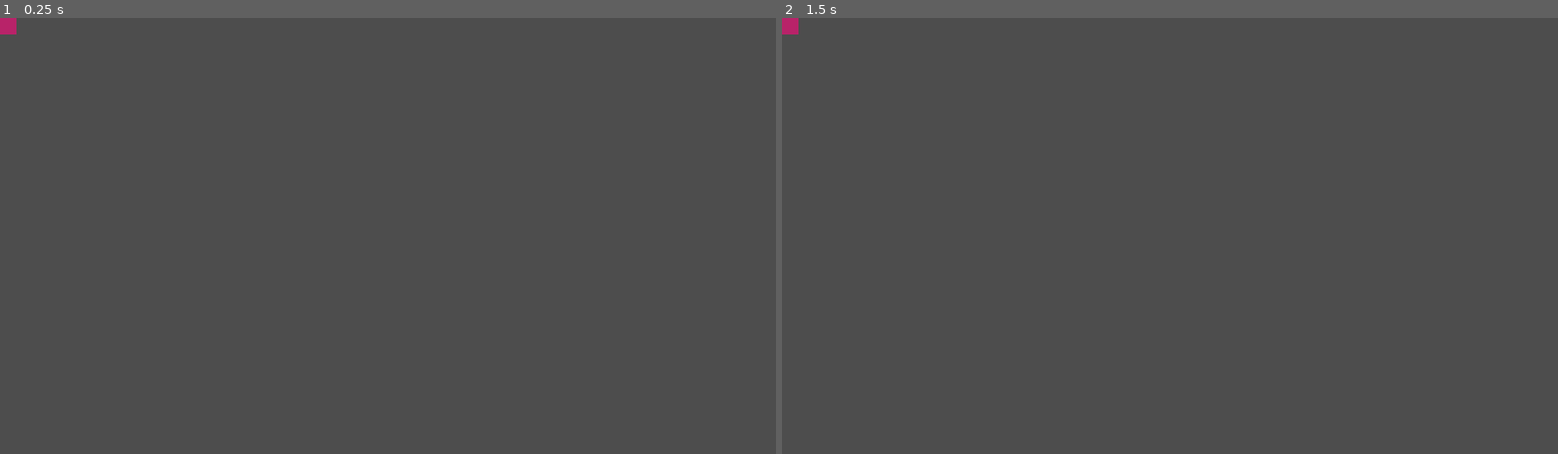
Above: before the commit, frames 1-2 (left to right).
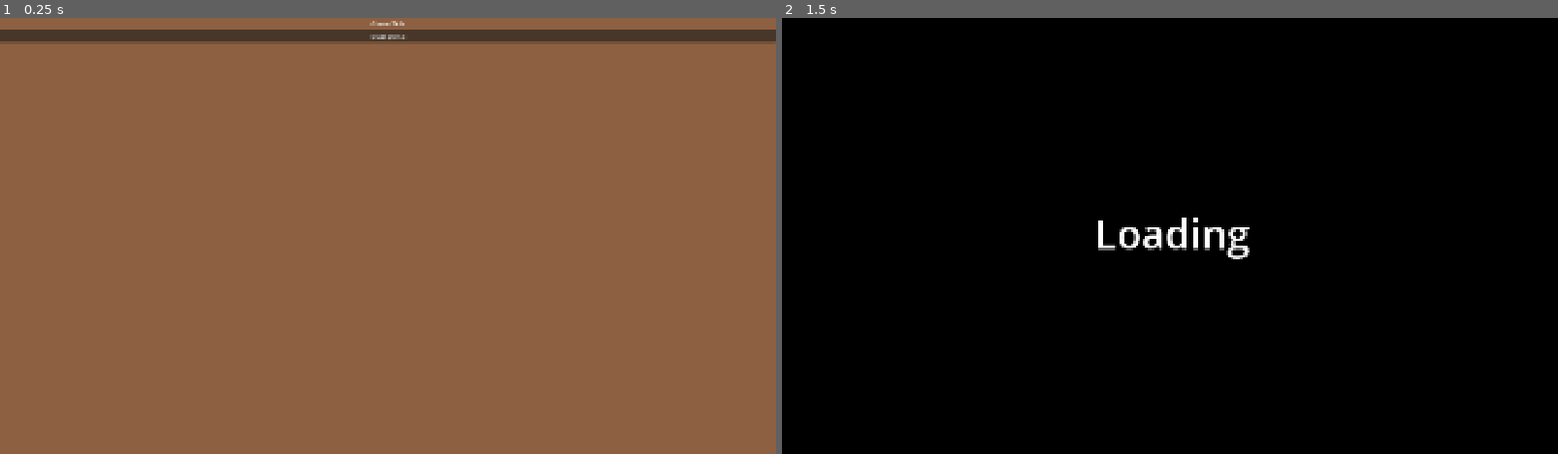
Above: after the commit, the same moments.

Repository: Recursived/GameJam2025
Game: Godot game, scene res://scenes/UI/StartScreen.tscn
The game is run twice, just before and just after one commit, with the same random seed, the same clock (stepped at 60 frames per second) and the same inputs. Before the commit the project starts from res://scenes/Main.tscn.
Inputs (mouse positions are in pixels of both pictures, inside the frame that each line leads up to):
- Up to frame 1 (0.25 s): no input
- Up to frame 2 (1.5 s): click (1170, 35) at 0.5 s, where only the run after the commit has a clickable "Start game"; click (1170, 35) at 1.25 s, where only the run after the commit has a clickable "Start game"

The runs differ from the first frame. In frame 1, 100% of the frame differs, in the area x 0-100%, y 0-100%; in frame 2, 100%.

Commit message:
Adding Start screen + loading screen

Diff:
--- a/project.godot
+++ b/project.godot
@@ -11,7 +11,7 @@
 [application]
 
 config/name="gameJam2025"
-run/main_scene="uid://bbih53dhjmjeb"
+run/main_scene="uid://dfv0c8yaehgum"
 config/features=PackedStringArray("4.4", "Forward Plus")
 config/icon="res://icon.svg"
 
--- /dev/null
+++ b/scenes/UI/LoadingScreen.tscn
@@ -0,0 +1,27 @@
+[gd_scene format=3 uid="uid://d1chcmli833a1"]
+
+[node name="LoadingScreen" type="Control"]
+layout_mode = 3
+anchors_preset = 15
+anchor_right = 1.0
+anchor_bottom = 1.0
+grow_horizontal = 2
+grow_vertical = 2
+
+[node name="ColorRect" type="ColorRect" parent="."]
+layout_mode = 0
+offset_left = -30.0
+offset_top = -2.0
+offset_right = 2005.0
+offset_bottom = 1112.0
+color = Color(0, 0, 0, 1)
+
+[node name="Label" type="Label" parent="."]
+layout_mode = 0
+offset_left = 773.0
+offset_top = 464.0
+offset_right = 1416.0
+offset_bottom = 740.0
+theme_override_colors/font_color = Color(1, 1, 1, 1)
+theme_override_font_sizes/font_size = 100
+text = "Loading"
--- a/scenes/UI/StartScreen.tscn
+++ b/scenes/UI/StartScreen.tscn
@@ -1,8 +1,33 @@
-[gd_scene load_steps=2 format=3 uid="uid://dfv0c8yaehgum"]
+[gd_scene load_steps=3 format=3 uid="uid://dfv0c8yaehgum"]
 
 [ext_resource type="Theme" uid="uid://cm0hkx0yeq7ia" path="res://themes/main_theme.tres" id="1_768s1"]
+[ext_resource type="Script" uid="uid://bshopclps5cti" path="res://scripts/ui/StartScreen.gd" id="2_40q1t"]
 
 [node name="StartScreen" type="Control"]
 layout_mode = 3
 anchors_preset = 0
 theme = ExtResource("1_768s1")
+script = ExtResource("2_40q1t")
+
+[node name="ColorRect" type="ColorRect" parent="."]
+layout_mode = 0
+offset_right = 1922.0
+offset_bottom = 1079.0
+color = Color(0.547237, 0.376617, 0.253798, 1)
+
+[node name="VBoxContainer" type="VBoxContainer" parent="."]
+layout_mode = 0
+offset_right = 1919.0
+offset_bottom = 1080.0
+
+[node name="Label" type="Label" parent="VBoxContainer"]
+layout_mode = 2
+text = "Game Title"
+horizontal_alignment = 1
+
+[node name="Button" type="Button" parent="VBoxContainer"]
+layout_mode = 2
+theme = ExtResource("1_768s1")
+text = "Start game"
+
+[connection signal="pressed" from="VBoxContainer/Button" to="." method="_on_start_game_button_pressed"]
--- a/scripts/managers/SceneManager.gd
+++ b/scripts/managers/SceneManager.gd
@@ -1,10 +1,11 @@
 extends Node
 
 var current_scene_name: String = ""
-var loading_screen_scene = preload("res://scenes/UI/StartScreen.tscn")
+var loading_screen_scene = preload("res://scenes/UI/LoadingScreen.tscn")
 
 var scene_paths = {
 	"Main": "res://scenes/Main.tscn",
+	"StartScreen": "res://scenes/UI/StartScreen.tscn",
 }
 
 func _ready():
@@ -42,16 +43,19 @@
 
 	# Load the target scene in the background
 	var scene_path = scene_paths[scene_name]
-	var loader = ResourceLoader.load_threaded_request(scene_path)
 
-	# Wait for loading to complete (you might want to make this async)
-	await get_tree().process_frame
-
-	var new_scene = ResourceLoader.load_threaded_get(scene_path)
-	if new_scene:
-		get_tree().change_scene_to_packed(new_scene)
-		current_scene_name = scene_name
-		EventBus.emit_signal("scene_transition_completed", scene_name)
+	# Start threaded loading
+	ResourceLoader.load_threaded_request(scene_path)
+	# Wait for the resource to finish loading
+	while ResourceLoader.load_threaded_get_status(scene_path) != ResourceLoader.THREAD_LOAD_LOADED:
+		await get_tree().process_frame
+		var new_scene = ResourceLoader.load_threaded_get(scene_path)
+		if new_scene:
+			get_tree().change_scene_to_packed(new_scene)
+			current_scene_name = scene_name
+			EventBus.emit_signal("scene_transition_completed", scene_name)
+		else:
+			print("Error: Could not load scene: ", scene_path)
 
 func reload_current_scene():
 	change_scene(current_scene_name)
--- /dev/null
+++ b/scripts/ui/StartScreen.gd
@@ -0,0 +1,9 @@
+extends Node
+
+func _ready():
+	# Initialize the main scene
+	pass
+
+
+func _on_start_game_button_pressed():
+	SceneManager.change_scene("Main", true)
Not shown, added: scripts/ui/StartScreen.gd.uid
